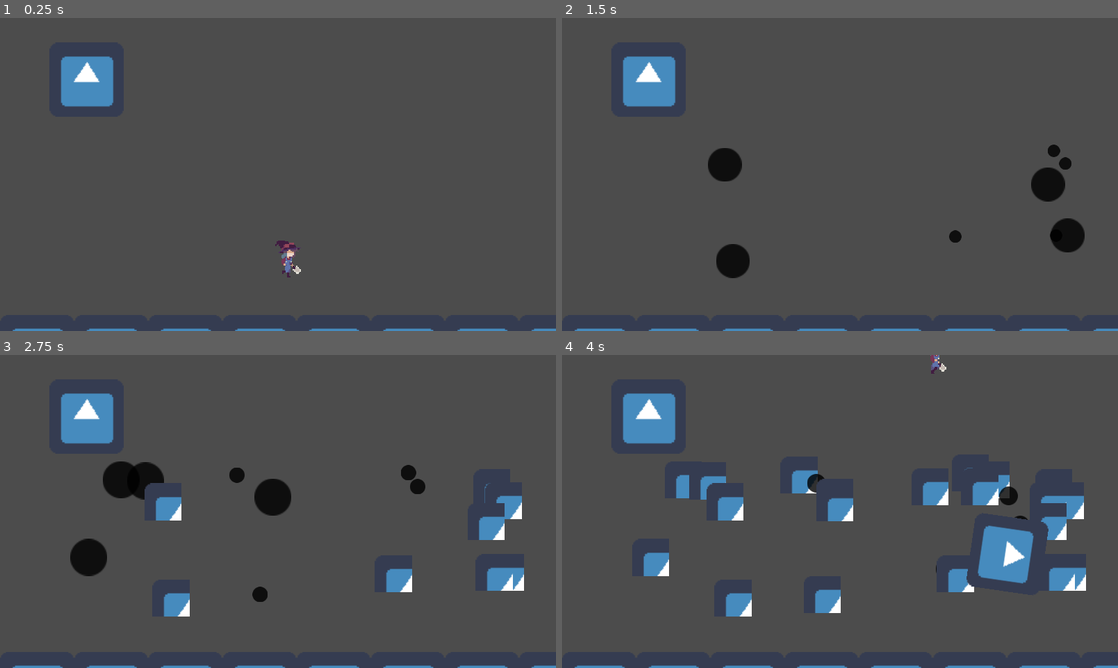
Above: before the commit, frames 1-4 (two rows, left to right).
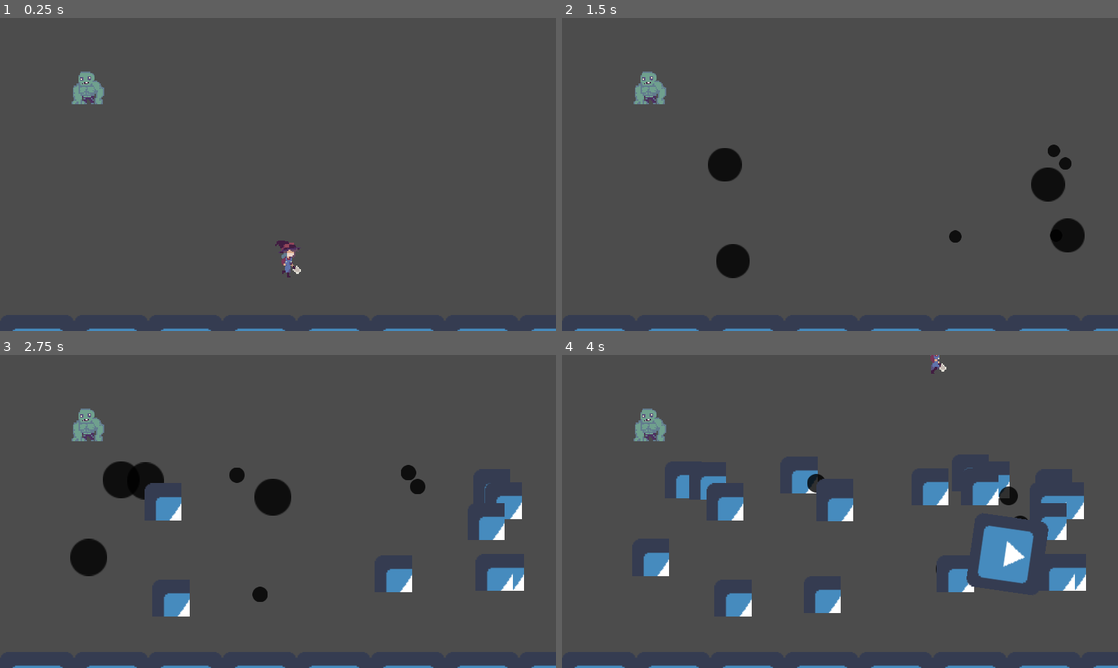
Above: after the commit, the same moments.

Repository: CrushLite/trijam2021
Game: Godot game, scene res://Scenes/World.tscn
Two runs of this game, one before a commit and one after it. Both use one fixed random seed, a clock stepped at 60 frames per second and the inputs below. The engine's default icon, where the game draws it, is replaced by a stand-in: a white triangle on a blue panel in a dark square.
Inputs (mouse positions are in pixels of both pictures, inside the frame that each line leads up to):
- Up to frame 1 (0.25 s): no input
- Up to frame 2 (1.5 s): tap Enter (ui_accept) at 0.5, 0.77 s; move the mouse to (962, 158) at 0.52 s; hold Right (ui_right) 0.53-1.28 s; click (962, 158) at 0.67 s; move the mouse to (728, 190) at 1.27 s; hold Down (ui_down) from 1.28 s (still down)
- Up to frame 3 (2.75 s): tap Enter (ui_accept) at 1.52 s; move the mouse to (333, 442) at 2.02 s; release Down (ui_down) at 2.03 s; hold Right (ui_right) from 2.03 s (still down)
- Up to frame 4 (4 s): move the mouse to (812, 574) at 2.77 s; release Right (ui_right) at 2.78 s; hold Up (ui_up) 2.78-3.53 s; click (812, 574) at 2.92 s; tap Enter (ui_accept) at 3.02, 3.77 s; move the mouse to (1006, 558) at 3.52 s; hold Left (ui_left) from 3.53 s (still down)

The runs differ from the first frame. In frame 1, 1.5% of the frame differs, in the area x 10-21%, y 12-29%; in frame 2, 1.5%; in frame 3, 1.5%; in frame 4, 1.5%.

Commit message:
Added animations to Zambie bass

Diff:
--- a/TriJam2021/Art/SpriteFrames/Zombie_sprite_frames.tres
+++ b/TriJam2021/Art/SpriteFrames/Zombie_sprite_frames.tres
@@ -1,11 +1,125 @@
-[gd_resource type="SpriteFrames" load_steps=2 format=2]
+[gd_resource type="SpriteFrames" load_steps=30 format=2]
 
-[ext_resource path="res://Art/icon.png" type="Texture" id=1]
+[ext_resource path="res://Art/Sprites/Zambie-Sheet.png" type="Texture" id=1]
+[ext_resource path="res://Art/Sprites/Zambie Rocks-Sheet.png" type="Texture" id=2]
+
+[sub_resource type="AtlasTexture" id=1]
+atlas = ExtResource( 1 )
+region = Rect2( 0, 0, 48, 48 )
+
+[sub_resource type="AtlasTexture" id=2]
+atlas = ExtResource( 1 )
+region = Rect2( 48, 0, 48, 48 )
+
+[sub_resource type="AtlasTexture" id=3]
+atlas = ExtResource( 1 )
+region = Rect2( 96, 0, 48, 48 )
+
+[sub_resource type="AtlasTexture" id=4]
+atlas = ExtResource( 2 )
+region = Rect2( 0, 0, 48, 48 )
+
+[sub_resource type="AtlasTexture" id=5]
+atlas = ExtResource( 2 )
+region = Rect2( 48, 0, 48, 48 )
+
+[sub_resource type="AtlasTexture" id=6]
+atlas = ExtResource( 2 )
+region = Rect2( 96, 0, 48, 48 )
+
+[sub_resource type="AtlasTexture" id=7]
+atlas = ExtResource( 2 )
+region = Rect2( 144, 0, 48, 48 )
+
+[sub_resource type="AtlasTexture" id=8]
+atlas = ExtResource( 2 )
+region = Rect2( 192, 0, 48, 48 )
+
+[sub_resource type="AtlasTexture" id=9]
+atlas = ExtResource( 2 )
+region = Rect2( 240, 0, 48, 48 )
+
+[sub_resource type="AtlasTexture" id=10]
+atlas = ExtResource( 2 )
+region = Rect2( 288, 0, 48, 48 )
+
+[sub_resource type="AtlasTexture" id=11]
+atlas = ExtResource( 2 )
+region = Rect2( 336, 0, 48, 48 )
+
+[sub_resource type="AtlasTexture" id=12]
+atlas = ExtResource( 2 )
+region = Rect2( 384, 0, 48, 48 )
+
+[sub_resource type="AtlasTexture" id=13]
+atlas = ExtResource( 2 )
+region = Rect2( 432, 0, 48, 48 )
+
+[sub_resource type="AtlasTexture" id=14]
+atlas = ExtResource( 2 )
+region = Rect2( 480, 0, 48, 48 )
+
+[sub_resource type="AtlasTexture" id=15]
+atlas = ExtResource( 2 )
+region = Rect2( 528, 0, 48, 48 )
+
+[sub_resource type="AtlasTexture" id=16]
+atlas = ExtResource( 2 )
+region = Rect2( 576, 0, 48, 48 )
+
+[sub_resource type="AtlasTexture" id=17]
+atlas = ExtResource( 2 )
+region = Rect2( 624, 0, 48, 48 )
+
+[sub_resource type="AtlasTexture" id=18]
+atlas = ExtResource( 2 )
+region = Rect2( 672, 0, 48, 48 )
+
+[sub_resource type="AtlasTexture" id=19]
+atlas = ExtResource( 2 )
+region = Rect2( 720, 0, 48, 48 )
+
+[sub_resource type="AtlasTexture" id=20]
+atlas = ExtResource( 2 )
+region = Rect2( 768, 0, 48, 48 )
+
+[sub_resource type="AtlasTexture" id=21]
+atlas = ExtResource( 2 )
+region = Rect2( 816, 0, 48, 48 )
+
+[sub_resource type="AtlasTexture" id=22]
+atlas = ExtResource( 2 )
+region = Rect2( 864, 0, 48, 48 )
+
+[sub_resource type="AtlasTexture" id=23]
+atlas = ExtResource( 2 )
+region = Rect2( 912, 0, 48, 48 )
+
+[sub_resource type="AtlasTexture" id=24]
+atlas = ExtResource( 2 )
+region = Rect2( 960, 0, 48, 48 )
+
+[sub_resource type="AtlasTexture" id=25]
+atlas = ExtResource( 2 )
+region = Rect2( 1008, 0, 48, 48 )
+
+[sub_resource type="AtlasTexture" id=26]
+atlas = ExtResource( 2 )
+region = Rect2( 1056, 0, 48, 48 )
+
+[sub_resource type="AtlasTexture" id=27]
+atlas = ExtResource( 2 )
+region = Rect2( 1104, 0, 48, 48 )
 
 [resource]
 animations = [ {
-"frames": [ ExtResource( 1 ) ],
+"frames": [ SubResource( 1 ), SubResource( 2 ), SubResource( 3 ) ],
 "loop": true,
 "name": "idle",
-"speed": 5.0
+"speed": 10.0
+}, {
+"frames": [ SubResource( 4 ), SubResource( 5 ), SubResource( 6 ), SubResource( 7 ), SubResource( 8 ), SubResource( 9 ), SubResource( 10 ), SubResource( 11 ), SubResource( 12 ), SubResource( 13 ), SubResource( 14 ), SubResource( 15 ), SubResource( 16 ), SubResource( 17 ), SubResource( 18 ), SubResource( 19 ), SubResource( 20 ), SubResource( 21 ), SubResource( 22 ), SubResource( 23 ), SubResource( 24 ), SubResource( 25 ), SubResource( 26 ), SubResource( 27 ) ],
+"loop": true,
+"name": "Rock Throw",
+"speed": 12.0
 } ]
Binary file added: TriJam2021/Art/Sprites/Zambie Rocks-Sheet.png
Not shown, added: TriJam2021/Art/Sprites/Zambie Rocks-Sheet.png.import
Binary file added: TriJam2021/Art/Sprites/Zambie-Sheet.png
Not shown, added: TriJam2021/Art/Sprites/Zambie-Sheet.png.import
